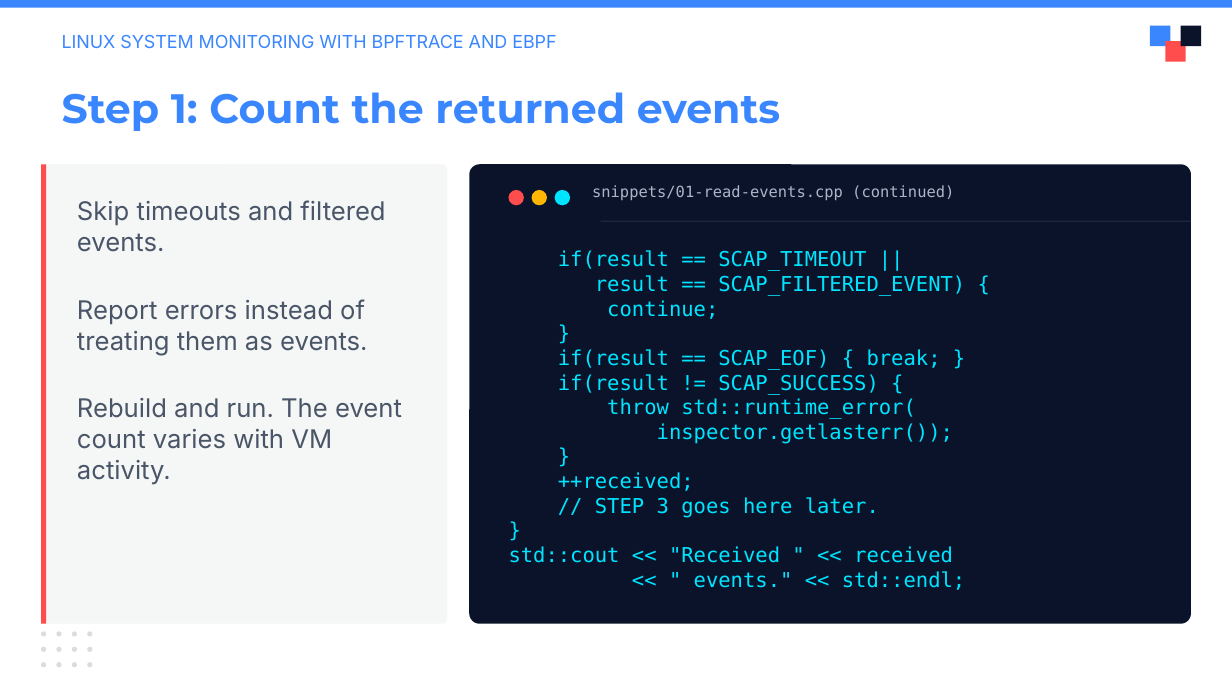
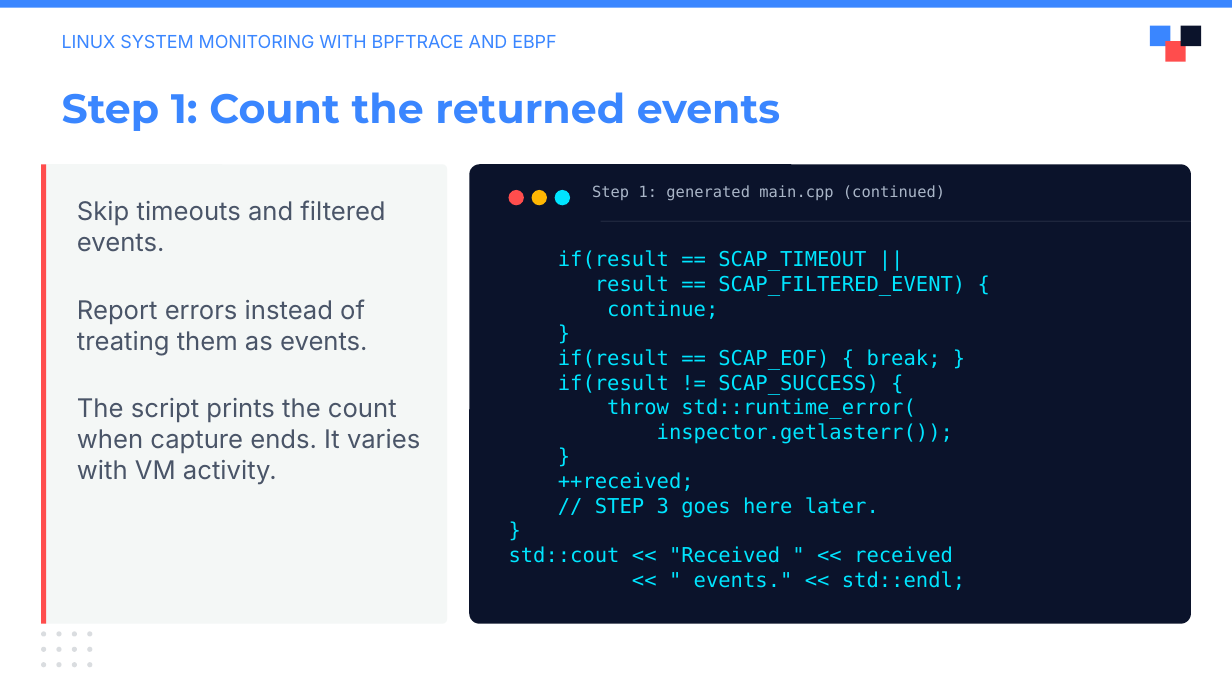
Before and after one commit to julianshalaby-perj/falco-libs-workshop, a slide deck: slide 8 of presentation/falco-libs-intro.pptx. Drawn at 1232x693 pixels with LibreOffice and Linux fonts; fonts in the diff are those of the drawing; background and template pictures are left out. Boxes give left, top, right and bottom in pixels: in the first picture for what was removed or moved away, otherwise in the second. Text is boxed around its words. In the diff, an @@ line names an element or a change of style, - is before the commit and + after.

Commit message:
Replace manual editing instructions with step commands

```diff
--- a/presentation/falco-libs-intro.pptx
+++ b/presentation/falco-libs-intro.pptx
@@ text at [592,185,945,201]: text changed @@
-snippets/01-read-events.cpp (continued)
+Step 1: generated main.cpp (continued)
@@ text at [77,398,420,485]: text changed @@
-Rebuild and run. The event count varies with VM activity.
+The script prints the count when capture ends. It varies with VM activity.
```
Also in this commit, not shown: 6 other slides changed.
